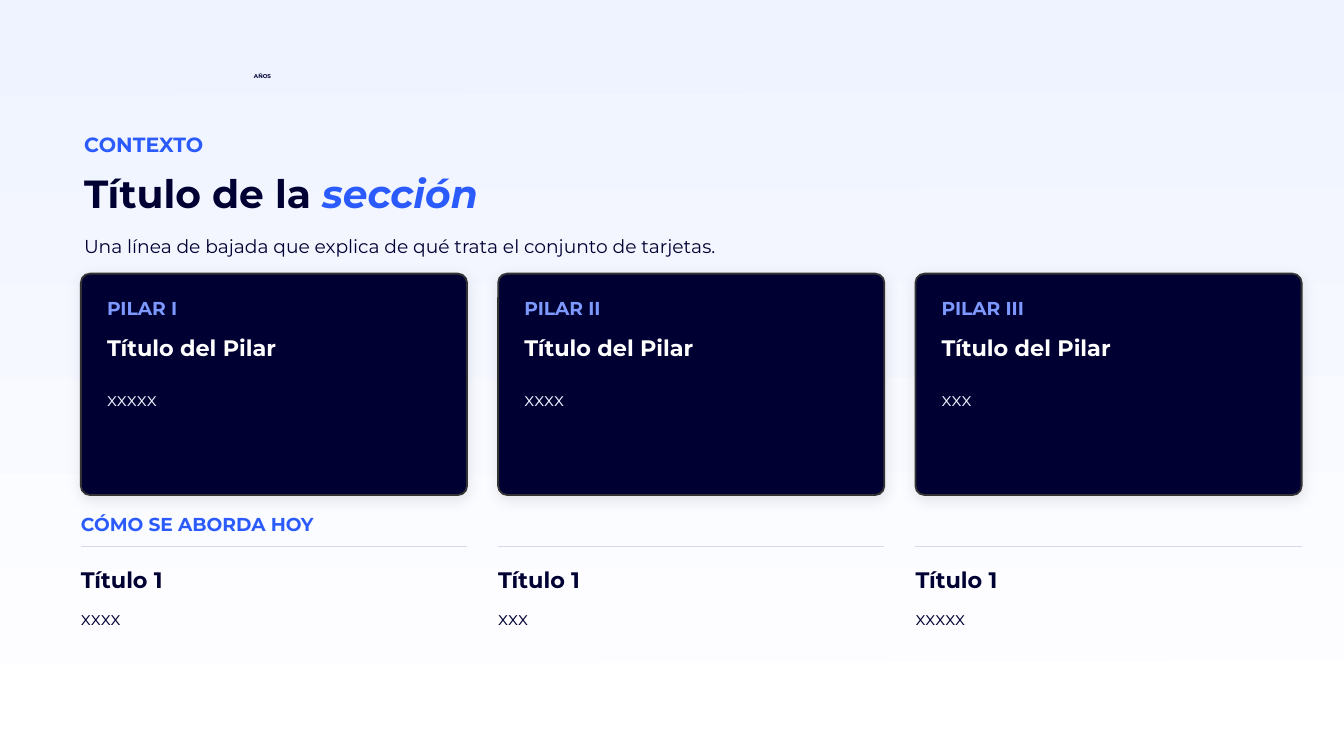
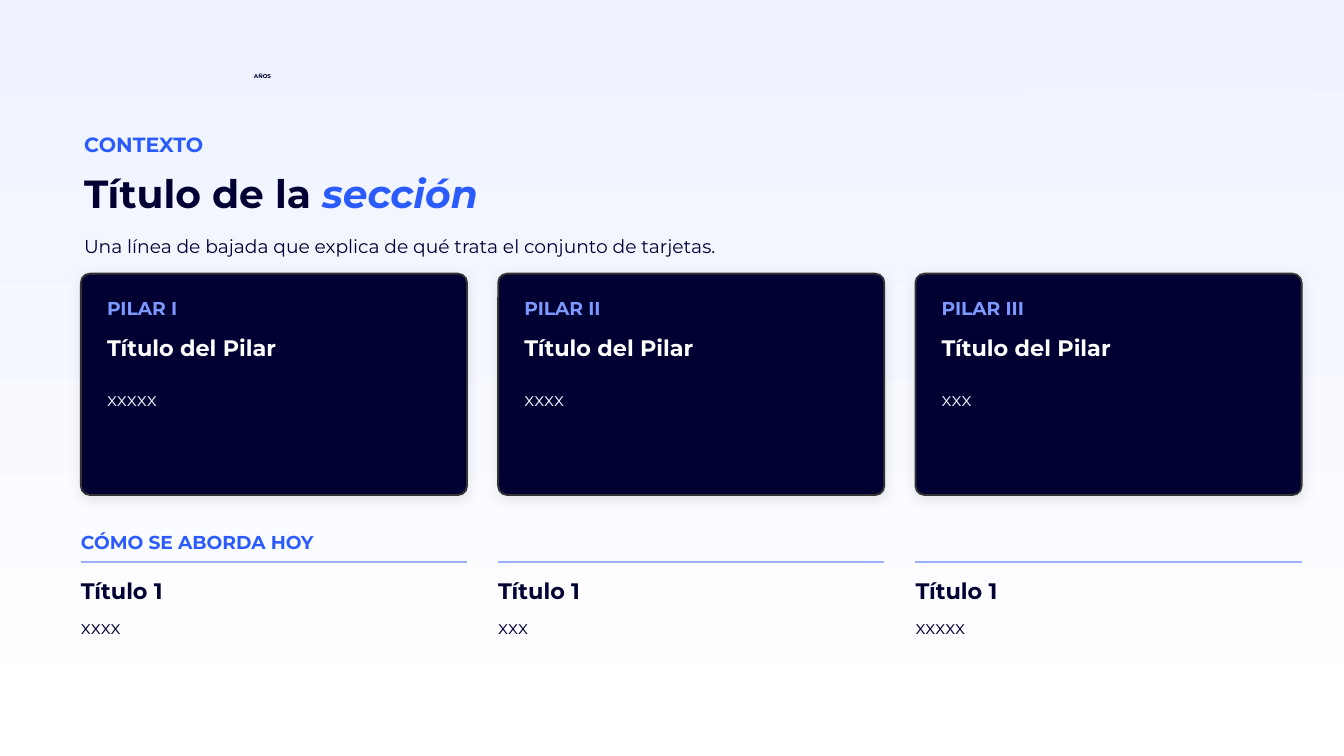
Before and after one commit to miguelchumacero/plantilla-base-deck, a slide deck: slide 9 of plantilla-base.pptx. Drawn at 1344x756 pixels with LibreOffice and Linux fonts; fonts in the diff are those of the drawing; background and template pictures are left out. Boxes give left, top, right and bottom in pixels: in the first picture for what was removed or moved away, otherwise in the second. Text is boxed around its words. In the diff, an @@ line names an element or a change of style, - is before the commit and + after.

```diff
--- a/plantilla-base.pptx
+++ b/plantilla-base.pptx
@@ text "CÓMO SE ABORDA HOY": place and size @@
-text "CÓMO SE ABORDA HOY" at [81, 514, 314, 532]
+text "CÓMO SE ABORDA HOY" at [81, 532, 314, 550]
@@ line (81, 562) - (466, 562): stroke #D9D7EC 0.75 pt to #9AAFFE 0.75 pt @@
@@ line (499, 562) - (884, 562): stroke #D9D7EC 0.75 pt to #9AAFFE 0.75 pt @@
@@ 3 texts, 3 lines: place and size @@
-3 texts, 3 lines at [81, 547, 1301, 588]
+3 texts, 3 lines at [81, 562, 1301, 599]
@@ line (915, 562) - (1301, 562): stroke #D9D7EC 0.75 pt to #9AAFFE 0.75 pt @@
@@ text "xxxx": place and size @@
-text "xxxx" at [81, 615, 121, 625]
+text "xxxx" at [81, 624, 121, 634]
@@ text "xxx": place and size @@
-text "xxx" at [498, 615, 528, 625]
+text "xxx" at [498, 624, 528, 634]
@@ text "xxxxx": place and size @@
-text "xxxxx" at [916, 615, 966, 625]
+text "xxxxx" at [916, 624, 966, 634]
```
Also in this commit, not shown: 32 other slides changed, 5 slides added, 8 slides removed, 2 other files.
